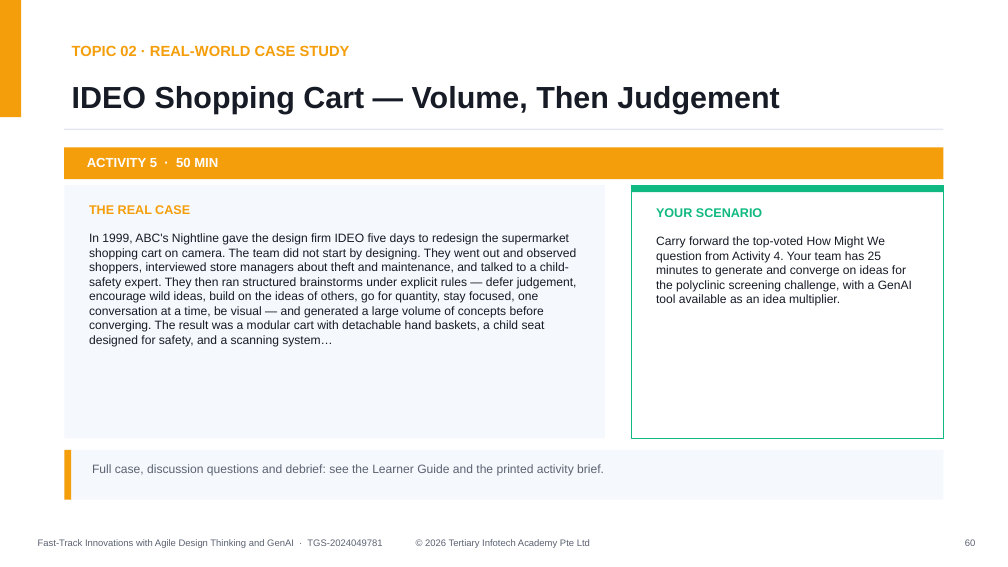
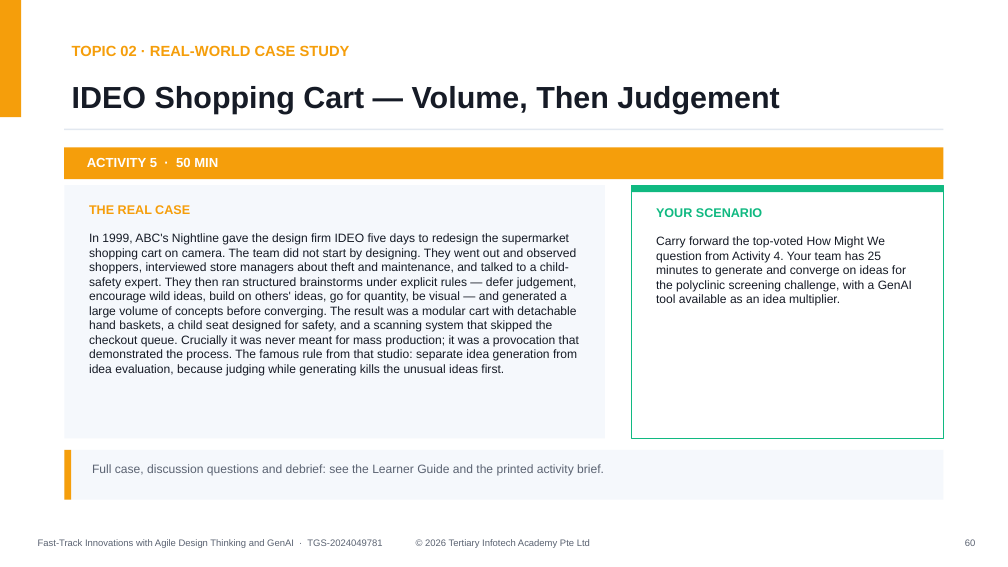
Before and after one commit to tertiarycourses/TGS-2024049781-Fast-Track-Innovations-with-Agile-Design-Thinking-and-Generative-AI, a slide deck: slide 60 of courseware/Fast-Track Innovations with Agile Design Thinking and GenAI-v4.0.pptx. Drawn at 1008x567 pixels with LibreOffice and Linux fonts; fonts in the diff are those of the drawing. Boxes give left, top, right and bottom in pixels: in the first picture for what was removed or moved away, otherwise in the second. Text is boxed around its words. In the diff, an @@ line names an element or a change of style, - is before the commit and + after.

```diff
--- a/courseware/Fast-Track Innovations with Agile Design Thinking and GenAI-v4.0.pptx
+++ b/courseware/Fast-Track Innovations with Agile Design Thinking and GenAI-v4.0.pptx
@@ text at [89,233,579,375]: text changed @@
-In 1999, ABC's Nightline gave the design firm IDEO five days to redesign the supermarket shopping cart on camera. The team did not start by designing. They went out and observed shoppers, interviewed store managers about theft and maintenance, and talked to a child-safety expert. They then ran structured brainstorms under explicit rules — defer judgement, encourage wild ideas, build on the ideas of others, go for quantity, stay focused, one conversation at a time, be visual — and generated a large volume of concepts before converging. The result was a modular cart with detachable hand baskets, a child seat designed for safety, and a scanning system…
+In 1999, ABC's Nightline gave the design firm IDEO five days to redesign the supermarket shopping cart on camera. The team did not start by designing. They went out and observed shoppers, interviewed store managers about theft and maintenance, and talked to a child-safety expert. They then ran structured brainstorms under explicit rules — defer judgement, encourage wild ideas, build on others' ideas, go for quantity, be visual — and generated a large volume of concepts before converging. The result was a modular cart with detachable hand baskets, a child seat designed for safety, and a scanning system that skipped the checkout queue. Crucially it was never meant for mass production; it was a provocation that demonstrated the process. The famous rule from that studio: separate idea generation from idea evaluation, because judging while generating kills the unusual ideas first.
```
Also in this commit, not shown: 15 other slides changed, 30 other files.
